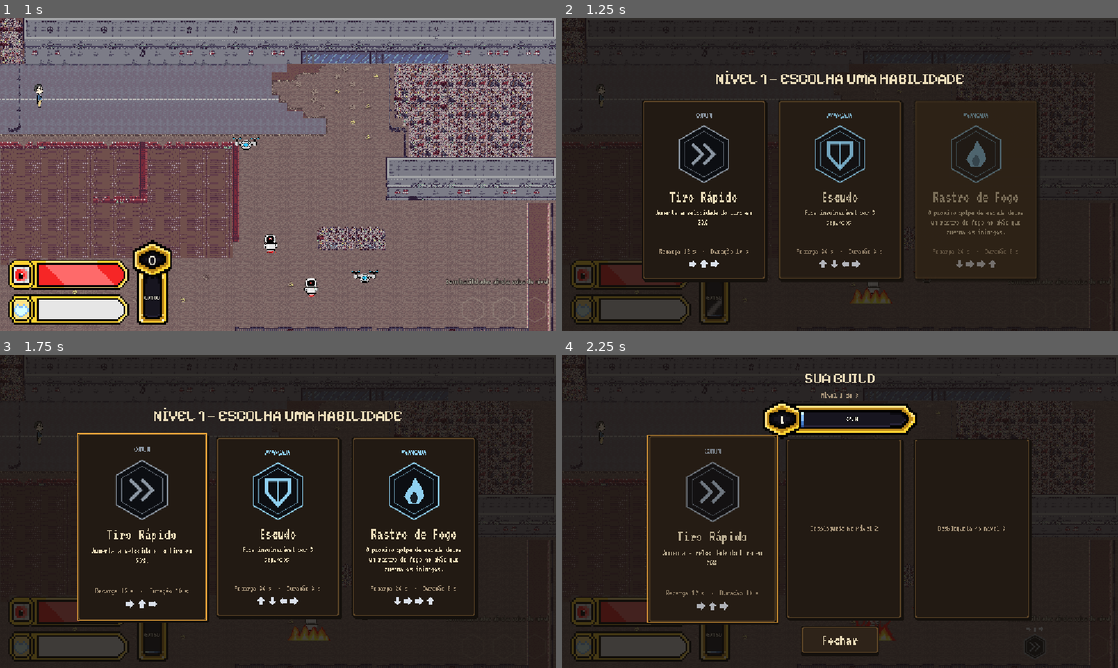
Above: before the commit, frames 1-4 (two rows, left to right).
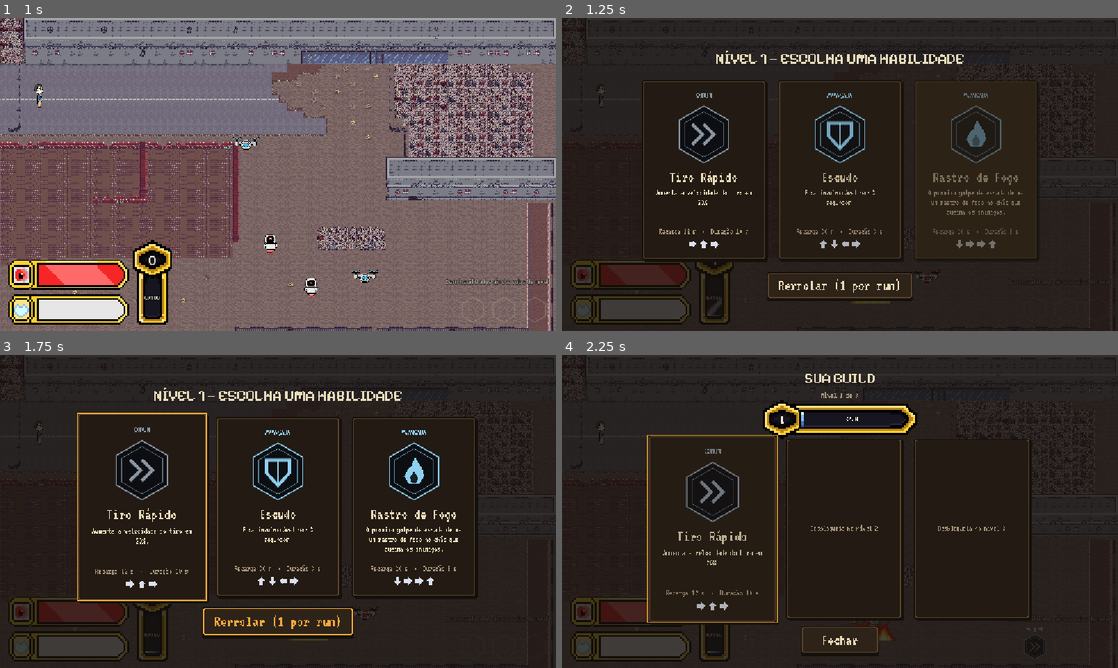
Above: after the commit, the same moments.

Repository: IcaroFrancioni/O-que-o-Claude-Faz
Game: Godot game, scene res://qa/ctrl_real_test.tscn
Same seed, same stepped clock (60 frames per second), same inputs: the game is played once before the commit and once after it. This scene is started directly instead of the project's main scene.
Inputs (mouse positions are in pixels of both pictures, inside the frame that each line leads up to):
- Up to frame 1 (1 s): tap Enter (cmd_confirm) at 0.5 s; drag from (472, 309) to (38, 99) at 0.52 s
- Up to frame 2 (1.25 s): no input
- Up to frame 3 (1.75 s): click (278, 621) at 1.25 s, where only the run after the commit has a clickable "Rerrolar (1 por run)"
- Up to frame 4 (2.25 s): drag from (1034, 646) to (600, 436) at 2.02 s

Frame 1 is identical in both runs. In frame 2, 7.2% of the frame differs, in the area x 14-86%, y 10-91%; in frame 3, 8.1%, in the area x 13-86%, y 10-91%; in frame 4, nothing differs.

Commit message:
feat: 1 reroll por run no menu de escolha de habilidade
Botao "Rerrolar" sorteia as cartas de novo uma unica vez por run
(RunState.reroll_used, zerado em run nova e restaurado com o checkpoint).
Evita repetir as cartas que acabaram de aparecer quando o pool permite,
mantem o atraso anti-clique e a confirmacao das lendarias; cancelar a
confirmacao nao gasta o reroll.

Co-Authored-By: Claude Sonnet 5.5 <noreply@anthropic.com>

Diff:
--- a/returing/abilities/core/run_state.gd
+++ b/returing/abilities/core/run_state.gd
@@ -18,6 +18,8 @@
 static var rejected_ids: Array[StringName] = []
 ## True depois que o jogador abriu o modo comando pela primeira vez (a dica na tela some).
 static var command_hint_seen: bool = false
+## True depois que o jogador usou o único reroll da run no menu de escolha de habilidade.
+static var reroll_used: bool = false
 
 static var _checkpoint: Dictionary = {}
 static var _restart_pending: bool = false
@@ -32,6 +34,7 @@
 	owned_ids.clear()
 	rejected_ids.clear()
 	command_hint_seen = false
+	reroll_used = false
 	RunStats.reset()
 
 
@@ -82,6 +85,7 @@
 		"resolved": resolved_level,
 		"owned": owned_ids.duplicate(),
 		"rejected": rejected_ids.duplicate(),
+		"reroll_used": reroll_used,
 	}
 
 
@@ -91,3 +95,4 @@
 	resolved_level = int(_checkpoint["resolved"])
 	owned_ids.assign(_checkpoint["owned"])
 	rejected_ids.assign(_checkpoint["rejected"])
+	reroll_used = bool(_checkpoint.get("reroll_used", false))
--- a/returing/abilities/ui/abilities_ui.gd
+++ b/returing/abilities/ui/abilities_ui.gd
@@ -62,6 +62,7 @@
 	CombatUtils.connect_once(_experience.level_up, _on_level_up)
 	CombatUtils.connect_once(_menu.ability_chosen, _on_ability_chosen)
 	CombatUtils.connect_once(_menu.kept_current, _on_kept_current)
+	CombatUtils.connect_once(_menu.reroll_requested, _on_reroll_requested)
 	# Níveis que subiram em outra fase (ou antes do menu poder abrir) e ainda não foram resolvidos.
 	for level: int in _experience.get_pending_levels():
 		_queue.append(level)
@@ -100,7 +101,48 @@
 	_previous_mouse_mode = Input.mouse_mode
 	Input.mouse_mode = Input.MOUSE_MODE_VISIBLE
 	get_tree().paused = true
+	_menu.set_reroll_used(RunState.reroll_used)
 	_menu.open(level, offer, _abilities.abilities)
+
+
+## Reroll (1 por run): sorteia as cartas de novo, evitando repetir as que acabaram de aparecer quando
+## o conjunto de habilidades permite. Cancelar a confirmação de uma lendária não passa por aqui, então
+## não gasta o reroll. Sem cartas diferentes para mostrar, o reroll não é gasto.
+func _on_reroll_requested() -> void:
+	if not _menu_open or RunState.reroll_used or _catalog == null:
+		return
+	var novas: Array[AbilityData] = _draw_reroll(_current_offer)
+	if _same_abilities(novas, _current_offer):
+		return
+	RunState.reroll_used = true
+	_current_offer = novas
+	_menu.set_reroll_used(true)
+	_menu.reroll(novas)
+
+
+## Novo sorteio sem as cartas que já apareceram; se o conjunto é pequeno, completa com as antigas.
+func _draw_reroll(anteriores: Array[AbilityData]) -> Array[AbilityData]:
+	var evitar: Array[StringName] = RunState.excluded_ids()
+	for data: AbilityData in anteriores:
+		evitar.append(data.id)
+	var oferta: Array[AbilityData] = _catalog.draw_offer(_current_level, evitar)
+	var reserva: Array[AbilityData] = anteriores.duplicate()
+	reserva.shuffle()
+	for data: AbilityData in reserva:
+		if oferta.size() >= AbilityCatalog.OFFER_SIZE:
+			break
+		if not oferta.has(data):
+			oferta.append(data)
+	return oferta
+
+
+func _same_abilities(a: Array[AbilityData], b: Array[AbilityData]) -> bool:
+	if a.size() != b.size():
+		return false
+	for data: AbilityData in a:
+		if not b.has(data):
+			return false
+	return true
 
 
 func _on_ability_chosen(data: AbilityData) -> void:
--- a/returing/abilities/ui/level_up_menu.gd
+++ b/returing/abilities/ui/level_up_menu.gd
@@ -8,10 +8,14 @@
 signal ability_chosen(ability: AbilityData)
 ## O jogador preferiu manter as habilidades que tem (só quando as 3 cartas são lendárias).
 signal kept_current
+## O jogador pediu o reroll (sortear as cartas de novo). Quem abre o menu decide se pode e sorteia.
+signal reroll_requested
 
 const CARD_SEPARATION: int = Palette.UNIT * 3
 const BOX_SEPARATION: int = Palette.UNIT * 3
 const CONFIRM_WIDTH: float = 460.0
+const REROLL_TEXT: String = "Rerrolar (1 por run)"
+const REROLL_USED_TEXT: String = "Rerrolar (já usado)"
 ## Atraso (s) entre o aparecimento de uma carta e a seguinte.
 const CARD_STAGGER: float = 0.08
 
@@ -25,6 +29,7 @@
 var _title: Label = null
 var _cards_box: HBoxContainer = null
 var _keep_button: Button = null
+var _reroll_button: Button = null
 var _confirm: Control = null
 var _confirm_text: Label = null
 var _confirm_ok: Button = null
@@ -36,6 +41,9 @@
 var _is_open: bool = false
 var _locked: bool = false
 var _confirming: bool = false
+var _reroll_used: bool = false
+## Cada abertura/reroll ganha um número; só o último destrava a entrada (o atraso anti-clique não encurta).
+var _lock_token: int = 0
 
 
 func _ready() -> void:
@@ -56,6 +64,38 @@
 	_confirming = false
 	_confirm.visible = false
 	_title.text = "NÍVEL %d — ESCOLHA UMA HABILIDADE" % level
+	_fill_cards(offer)
+
+	_is_open = true
+	visible = true
+	_root.modulate.a = 0.0
+	var tween: Tween = UiTween.create(self)
+	tween.tween_property(_root, ^"modulate:a", 1.0, fade_time)
+	await _lock_input()
+
+
+## Reroll: troca as cartas por um novo sorteio (o aviso e a confirmação das lendárias seguem iguais).
+## A entrada fica travada de novo pelo mesmo atraso anti-clique acidental.
+func reroll(offer: Array[AbilityData]) -> void:
+	if not _is_open:
+		return
+	_clear_cards()
+	_pending = null
+	_confirming = false
+	_confirm.visible = false
+	_fill_cards(offer)
+	await _lock_input()
+
+
+## Mostra o botão de reroll como disponível ou como já usado (desabilitado).
+func set_reroll_used(used: bool) -> void:
+	_reroll_used = used
+	_reroll_button.disabled = used
+	_reroll_button.text = REROLL_USED_TEXT if used else REROLL_TEXT
+
+
+## Cria as cartas da oferta, liga o foco e anima a entrada.
+func _fill_cards(offer: Array[AbilityData]) -> void:
 	var all_legendary: bool = not offer.is_empty()
 	var has_legendary: bool = false
 	for data: AbilityData in offer:
@@ -76,13 +116,15 @@
 	for i: int in _cards.size():
 		_cards[i].play_entrance(float(i) * CARD_STAGGER)
 
-	_is_open = true
+
+## Ignora toda entrada por `input_delay` segundos (evita escolher sem querer em combate) e depois foca a 1ª carta.
+func _lock_input() -> void:
 	_locked = true
-	visible = true
-	_root.modulate.a = 0.0
-	var tween: Tween = UiTween.create(self)
-	tween.tween_property(_root, ^"modulate:a", 1.0, fade_time)
+	_lock_token += 1
+	var token: int = _lock_token
 	await get_tree().create_timer(input_delay, true, false, true).timeout
+	if token != _lock_token:
+		return  # abriu ou rerrolou de novo: quem veio por último destrava
 	_locked = false
 	if _is_open and not _cards.is_empty():
 		_cards[0].grab_focus()
@@ -98,6 +140,7 @@
 func _clear_cards() -> void:
 	for card: LevelUpCard in _cards:
 		if is_instance_valid(card):
+			_cards_box.remove_child(card)  # sai já: o reroll não pode deixar a carta velha aparecer junto
 			card.queue_free()
 	_cards.clear()
 
@@ -149,6 +192,12 @@
 	_keep_button.pressed.connect(_on_keep_pressed)
 	_keep_button.visible = false
 	box.add_child(_keep_button)
+
+	_reroll_button = PixelButton.new()
+	_reroll_button.text = REROLL_TEXT
+	_reroll_button.size_flags_horizontal = Control.SIZE_SHRINK_CENTER
+	_reroll_button.pressed.connect(_on_reroll_pressed)
+	box.add_child(_reroll_button)
 
 	_build_confirm()
 
@@ -254,6 +303,12 @@
 	_pending = null
 
 
+func _on_reroll_pressed() -> void:
+	if _locked or not _is_open or _confirming or _reroll_used:
+		return
+	reroll_requested.emit()
+
+
 func _on_keep_pressed() -> void:
 	if _locked or not _is_open or _confirming:
 		return
@@ -266,3 +321,4 @@
 	for card: LevelUpCard in _cards:
 		card.focus_mode = mode
 	_keep_button.focus_mode = mode
+	_reroll_button.focus_mode = mode
